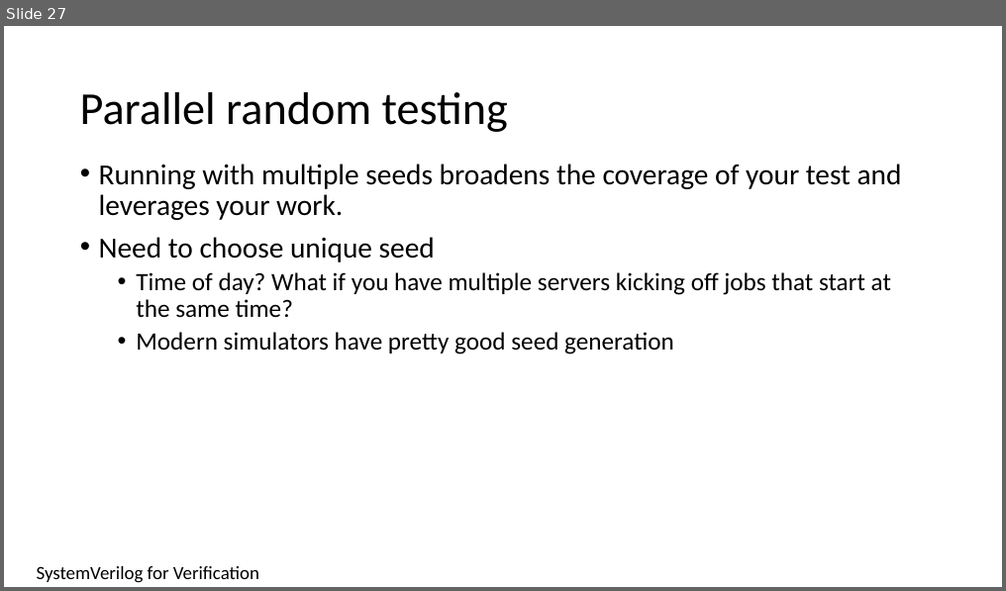
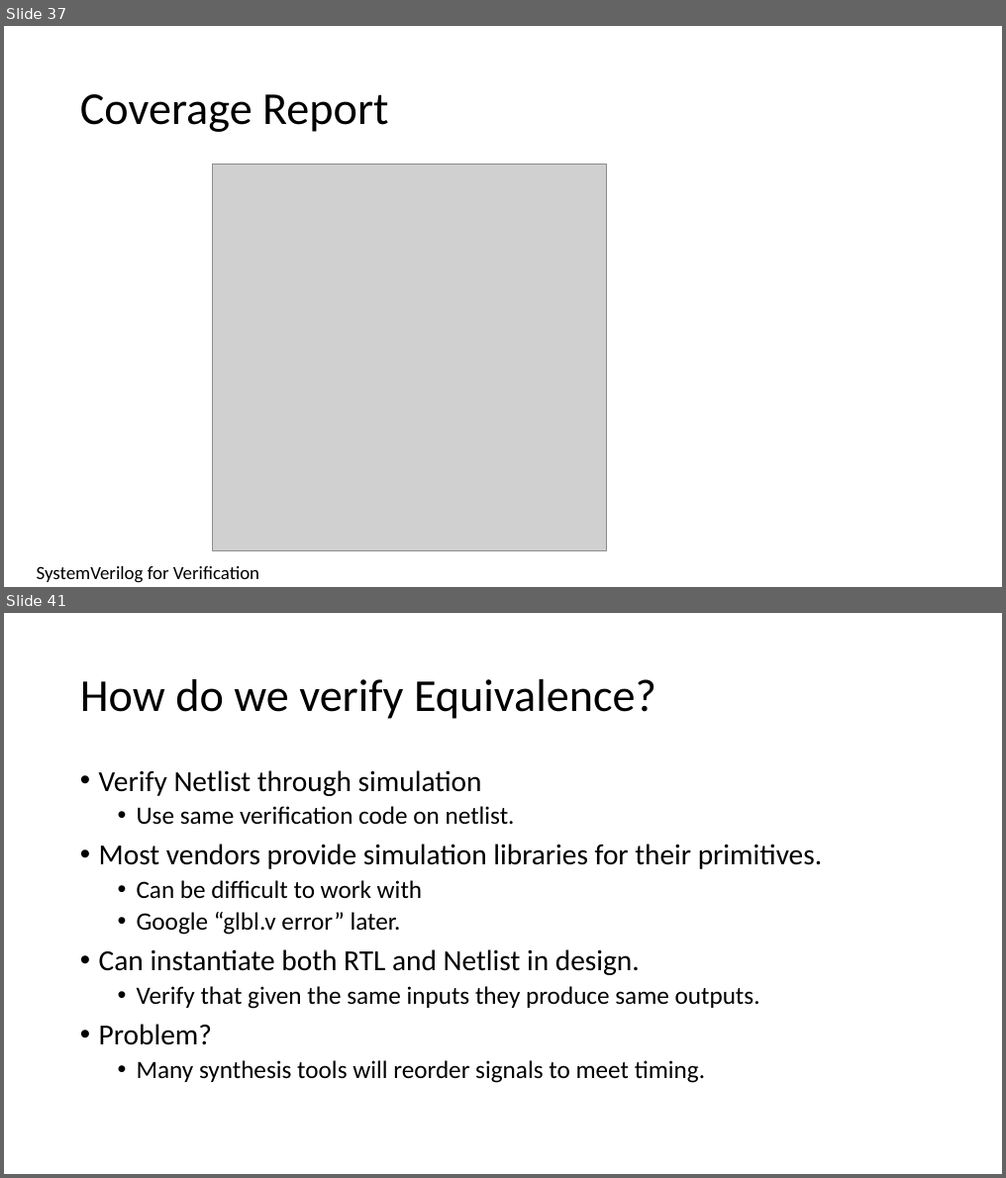
Before and after one commit to isomoye/EEGR471, a slide deck: sections/Segment_6.pptm. Shown one above the other, each under a label of ours: slide 27 before the commit, slides 37 and 41 after it; the slides between them are not shown. The pictures are 1006x591 and 1006x1178 pixels, drawn with LibreOffice and Linux fonts; fonts in the diff are those of the drawing; grey boxes stand for pictures. Boxes give left, top, right and bottom in pixels: in the first picture for what was removed or moved away, otherwise in the second. Text is boxed around its words. In the diff, an @@ line names an element or a change of style, - is before the commit and + after.

```diff
--- a/sections/Segment_6.pptm
+++ b/sections/Segment_6.pptm
@@ slide 41 added at <box>4,613,1002,1174</box>, background #FFFFFF @@
@@ title added at <box>80,679,656,719</box>, 44 pt, text #000000 @@
+How do we verify Equivalence?
@@ text added at <box>99,770,822,1083</box>, 24 pt, text #000000 @@
+• Verify Netlist through simulation
+  • Use same verification code on netlist.
+• Most vendors provide simulation libraries for their primitives.
+  • Can be difficult to work with
+  • Google “glbl.v error” later.
+• Can instantiate both RTL and Netlist in design.
+  • Verify that given the same inputs they produce same outputs.
+• Problem?
+  • Many synthesis tools will reorder signals to meet timing.
@@ what was slide 27 is now slide 37 @@
@@ slide 37 changed as well @@
@@ title at <box>80,94,388,132</box>: text changed @@
-Parallel random testing
+Coverage Report
@@ text removed at <box>99,164,902,355</box> @@
-• Running with multiple seeds broadens the coverage of your test and leverages your work.
-• Need to choose unique seed
-  • Time of day? What if you have multiple servers kicking off jobs that start at the same time?
-  • Modern simulators have pretty good seed generation
@@ picture added at <box>212,165,607,552</box> @@
```
Also in this commit, not shown: 2 other slides changed, 66 other slides added, 24 slides removed, 6 other files.
